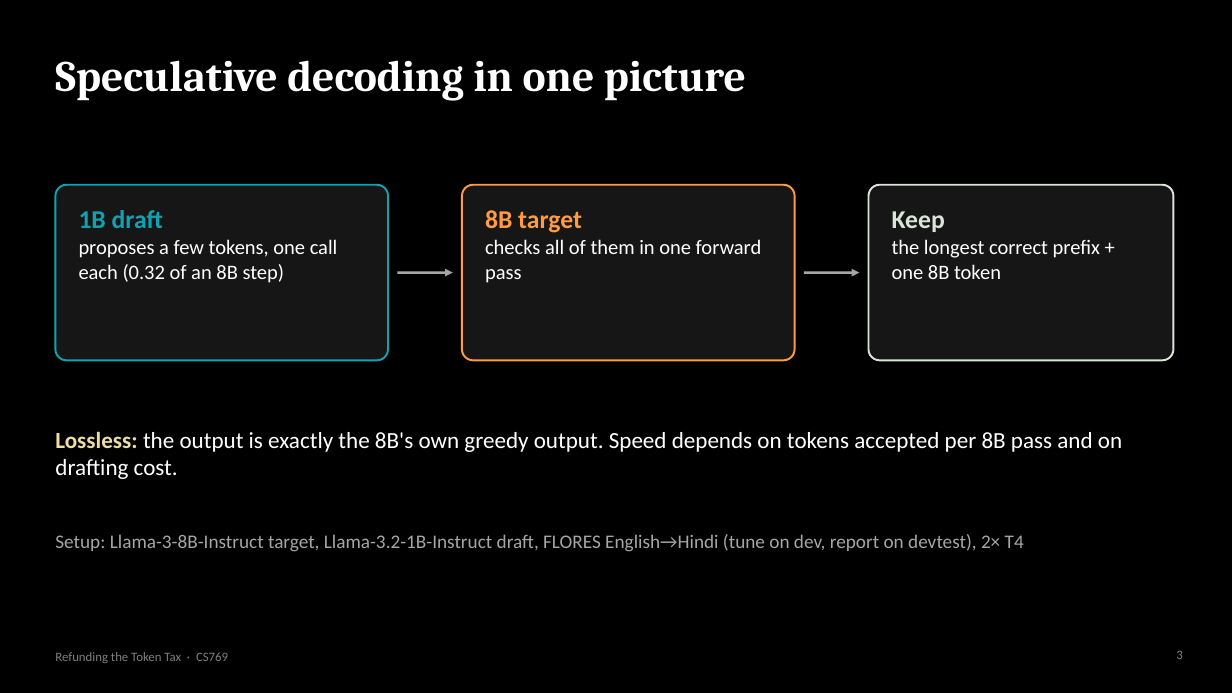
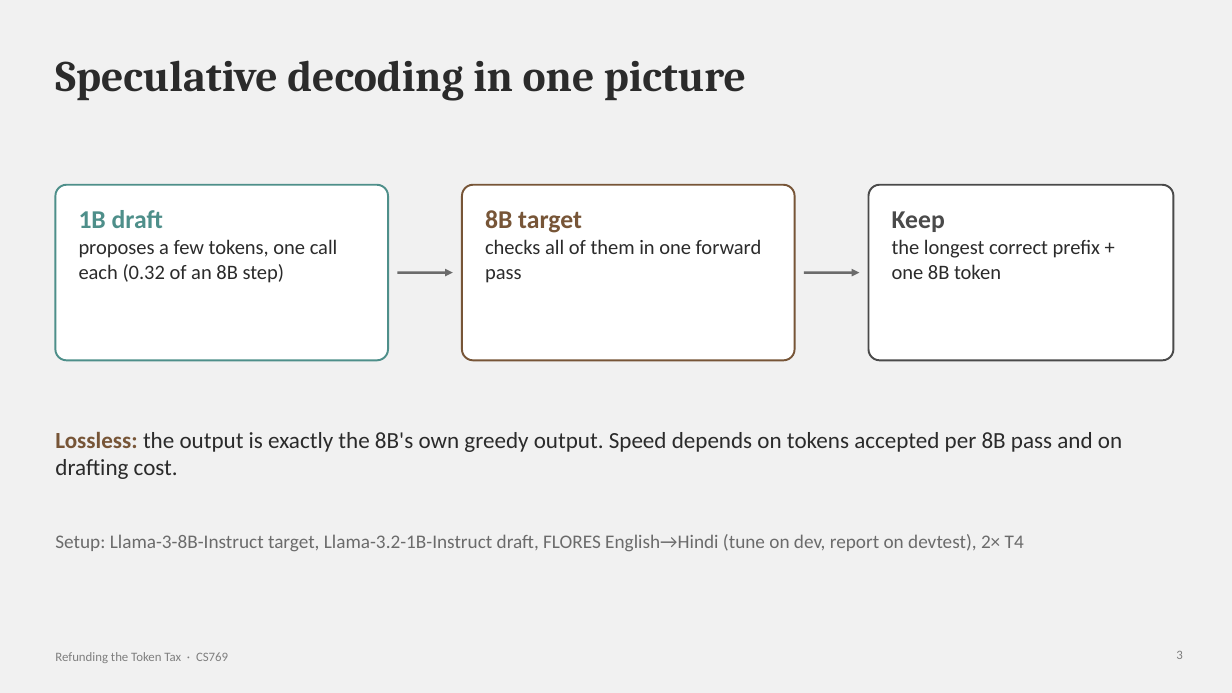
Before and after one commit to https-kanika/Linguistically-guided-MTP, a slide deck: slide 3 of slides/token_tax_refund.pptx. Drawn at 1232x693 pixels with LibreOffice and Linux fonts; fonts in the diff are those of the drawing. Boxes give left, top, right and bottom in pixels: in the first picture for what was removed or moved away, otherwise in the second. Text is boxed around its words. In the diff, an @@ line names an element or a change of style, - is before the commit and + after.

Commit message:
Slides: seashell theme (Old Copper, Butter Yellow, Nebula)

```diff
--- a/slides/token_tax_refund.pptx
+++ b/slides/token_tax_refund.pptx
@@ background #000000 to #F1F1F1 @@
@@ title "Speculative decoding in one picture" at (55, 60, 746, 101): text colour #FFFFFF to #2B2B2B @@
@@ rounded rectangle at (55, 185, 388, 360): fill #161616 to #FFFFFF; outline #0FA3B1 1.5 pt to #4E8F8A 1.5 pt @@
@@ text "1B draft" at (79, 210, 338, 283): text colour #0FA3B1 to #4E8F8A in "1B draft"; text colour #FFFFFF to #2B2B2B in "proposes a few tokens, one call each ..." @@
@@ rounded rectangle at (462, 185, 795, 360): fill #161616 to #FFFFFF; outline #FF9B42 1.5 pt to #775537 1.5 pt @@
@@ text "8B target" at (485, 210, 762, 283): text colour #FF9B42 to #775537 in "8B target"; text colour #FFFFFF to #2B2B2B in "checks all of them in one forward ..." @@
@@ rounded rectangle at (869, 185, 1174, 360): fill #161616 to #FFFFFF; outline #D9E5D6 1.5 pt to #4A4A4A 1.5 pt @@
@@ text "Keep" at (892, 211, 1100, 279): text colour #D9E5D6 to #4A4A4A in "Keep"; text colour #FFFFFF to #2B2B2B in "the longest correct prefix + one 8B ..." @@
@@ arrow (397, 273) - (453, 273): stroke #A6A6A6 2 pt to #6B6B6B 2 pt @@
@@ arrow (804, 273) - (860, 273): stroke #A6A6A6 2 pt to #6B6B6B 2 pt @@
@@ text "Lossless: the output is exactly ..." at (55, 432, 1122, 479): text colour #EDDEA4 to #775537 in "Lossless:"; text colour #FFFFFF to #2B2B2B @@
@@ text "Setup: Llama-3-8B-Instruct target, Llama-3.2-1B-Instruct dra ..." at (55, 534, 1024, 551): text colour #A6A6A6 to #6B6B6B @@
```
Also in this commit, not shown: 16 other slides changed, 1 other file.
